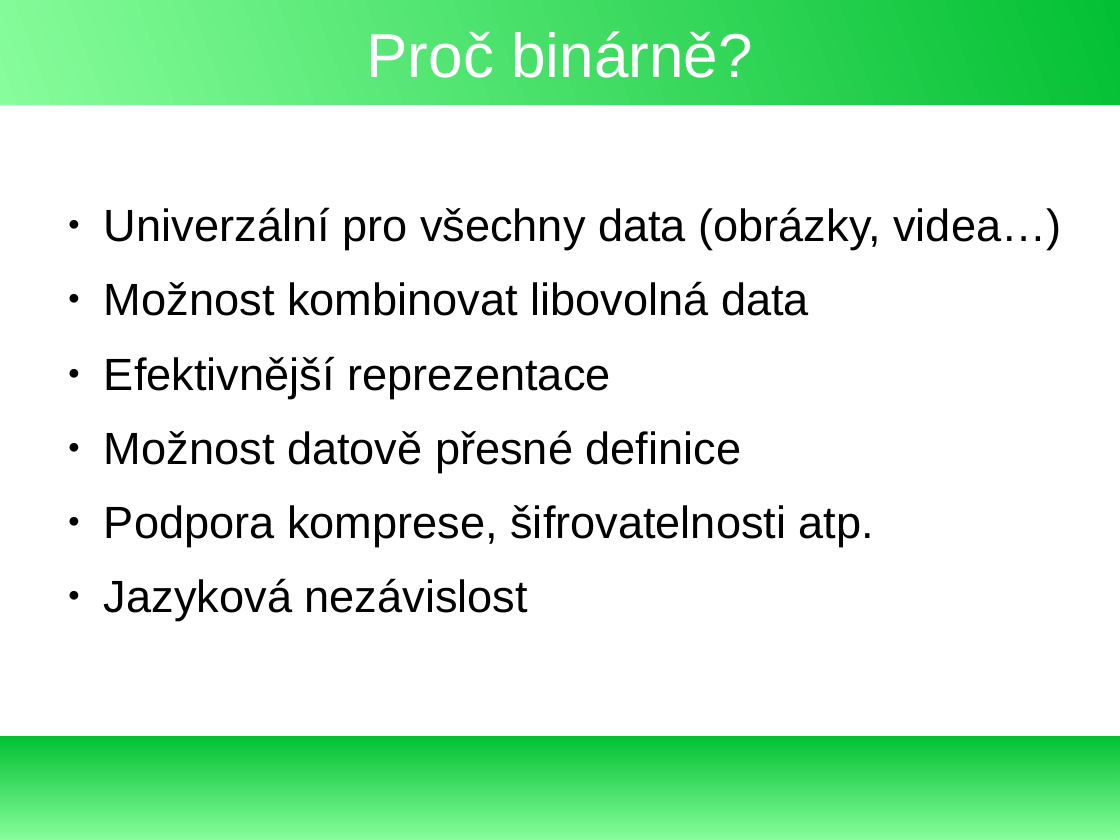
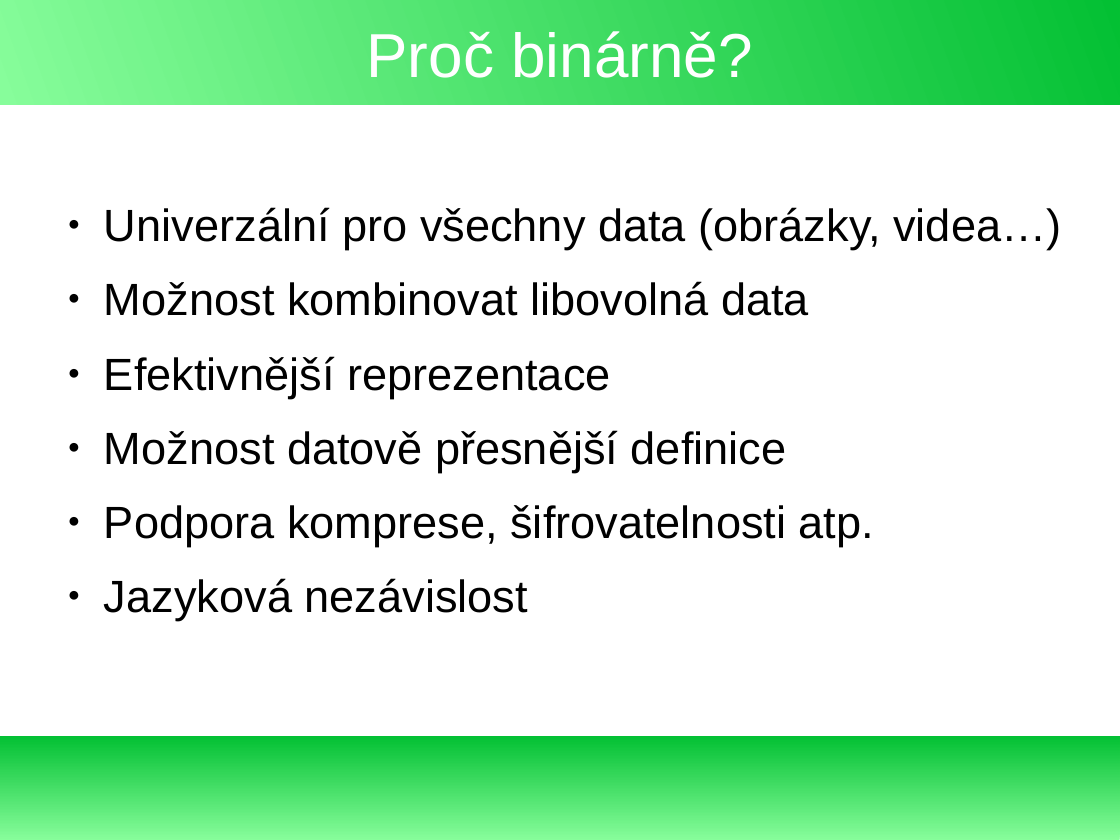
Before and after one commit to exbin/xbup-doc, a slide deck: slide 2 of presentation/binary_concept_cs_CZ.odp. Drawn at 1120x840 pixels with LibreOffice and Linux fonts; fonts in the diff are those of the drawing. Boxes give left, top, right and bottom in pixels: in the first picture for what was removed or moved away, otherwise in the second. Text is boxed around its words. In the diff, an @@ line names an element or a change of style, - is before the commit and + after.

```diff
--- a/presentation/binary_concept_cs_CZ.odp
+++ b/presentation/binary_concept_cs_CZ.odp
@@ text at [104,430,787,472]: text changed @@
-● Možnost datově přesné definice
+● Možnost datově přesnější definice
```
Also in this commit, not shown: 7 other slides changed, 2 slides added.
